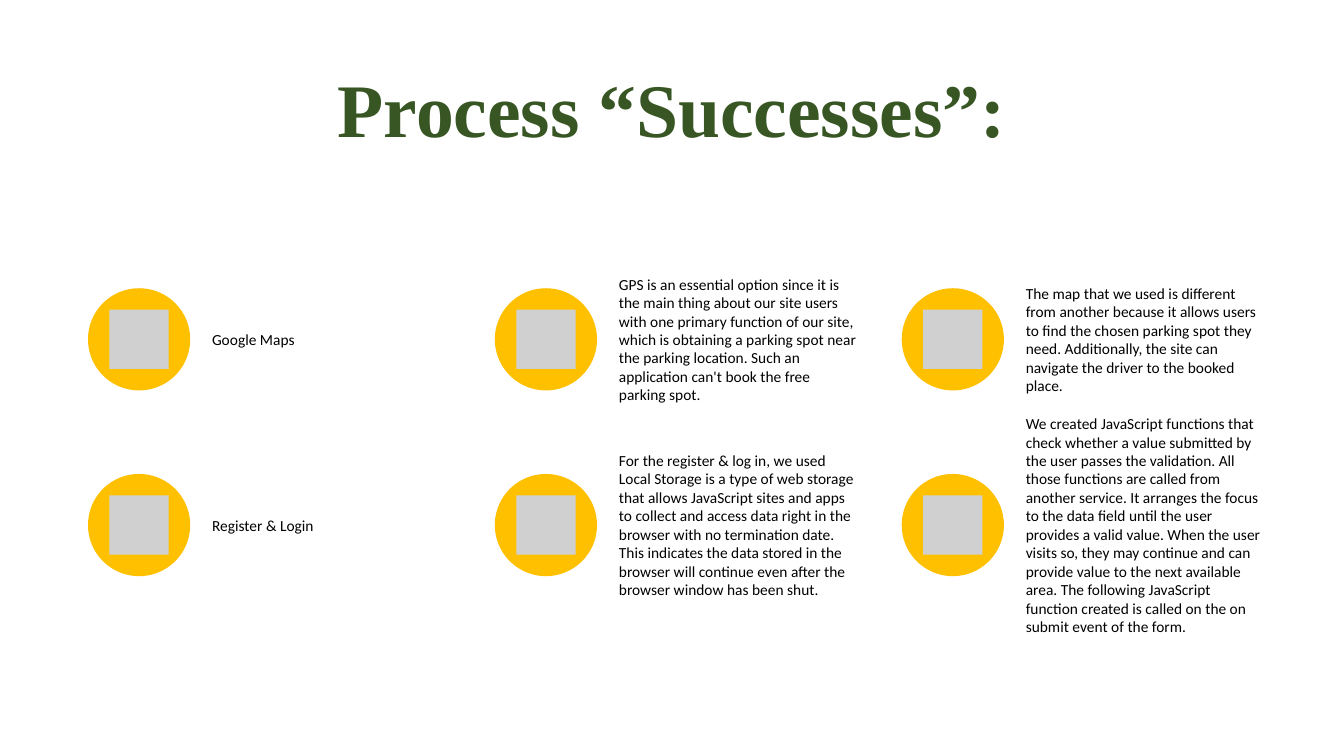
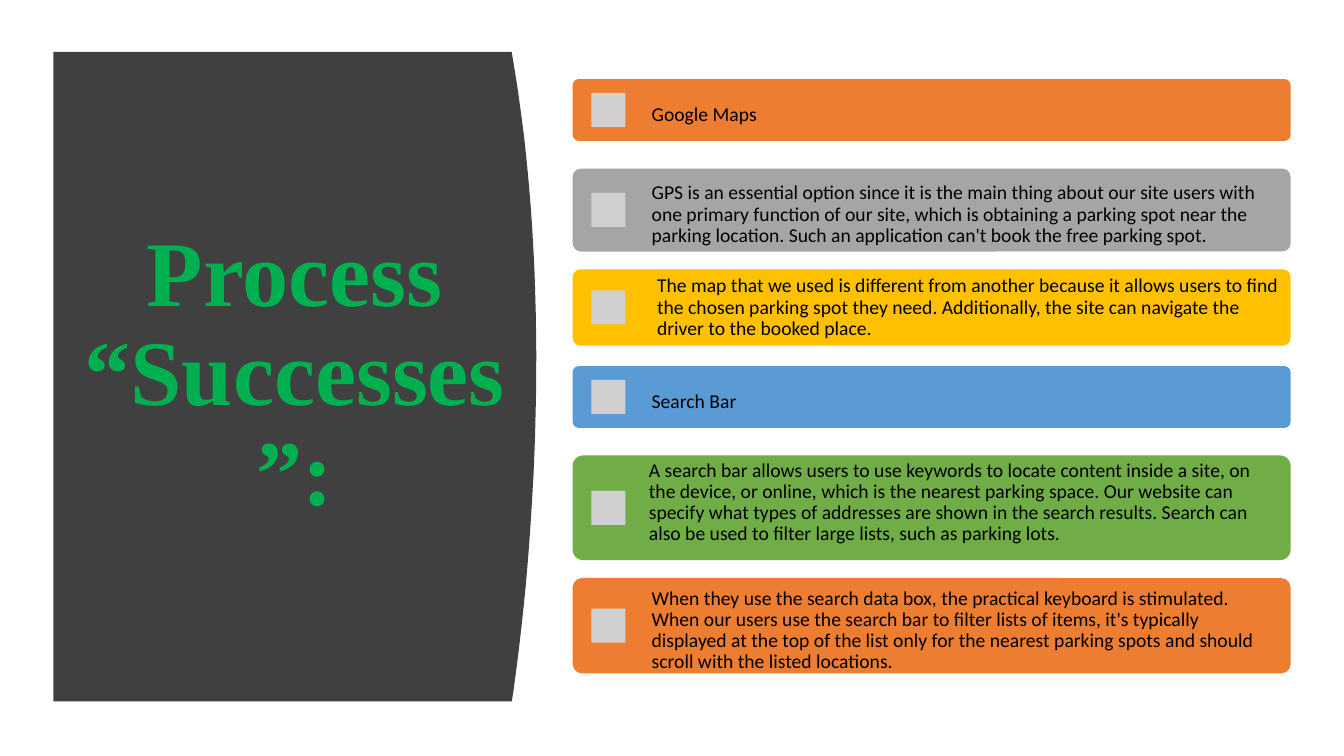
Before and after one commit to Yousiadel/Park-Me-Site, a slide deck: slide 10 of Project 1 for Group2 Parking Site.pptx. Drawn at 1344x756 pixels with LibreOffice and Linux fonts; fonts in the diff are those of the drawing; grey boxes stand for pictures. Boxes give left, top, right and bottom in pixels: in the first picture for what was removed or moved away, otherwise in the second. Text is boxed around its words. In the diff, an @@ line names an element or a change of style, - is before the commit and + after.

```diff
--- a/Project 1 for Group2 Parking Site.pptx
+++ b/Project 1 for Group2 Parking Site.pptx
@@ freeform shape added at [53, 52, 536, 702], fill #404040 @@
@@ text "Google Maps": place and size @@
-text "Google Maps" at [212, 334, 295, 348]
+text "Google Maps" at [652, 107, 757, 125]
@@ title "Process “Successes”:": place and size @@
-title "Process “Successes”:" at [338, 86, 1006, 138]
+title "Process “Successes”:" at [84, 245, 504, 406]
@@ title "Process “Successes”:" at [84, 245, 504, 406]: size 54 to 66 pt, text colour #385723 to #00B050 @@
@@ size 11 to 14 pt; line spacing 1 to 0.9; more space between paragraphs in 3 elements at [657, 278, 1278, 338], [652, 107, 757, 125], [652, 185, 1254, 246] @@
@@ text "GPS is an essential option ...": place and size @@
-text "GPS is an essential option ..." at [619, 279, 856, 403]
+text "GPS is an essential option ..." at [652, 185, 1254, 246]
@@ text "The map that we used ...": place and size @@
-text "The map that we used ..." at [1026, 288, 1256, 394]
+text "The map that we used ..." at [657, 278, 1278, 338]
@@ group removed at [88, 288, 1260, 632]: 6 ellipses, 6 pictures, 3 texts @@
-Register & Login
-For the register & log in, we used Local Storage is a type of web storage that allows JavaScript sites and apps to collect and access data right in the browser with no termination date. This indicates the data stored in the browser will continue even after the browser window has been shut.
-We created JavaScript functions that check whether a value submitted by the user passes the validation. All those functions are called from another service. It arranges the focus to the data field until the user provides a valid value. When the user visits so, they may continue and can provide value to the next available area. The following JavaScript function created is called on the on submit event of the form.
@@ group added at [573, 79, 1291, 674]: 6 rounded rectangles, 6 pictures, 3 texts @@
+Search Bar
+A search bar allows users to use keywords to locate content inside a site, on the device, or online, which is the nearest parking space. Our website can specify what types of addresses are shown in the search results. Search can also be used to filter large lists, such as parking lots.
+When they use the search data box, the practical keyboard is stimulated. When our users use the search bar to filter lists of items, it's typically displayed at the top of the list only for the nearest parking spots and should scroll with the listed locations.
```
Also in this commit, not shown: 7 other slides changed.
